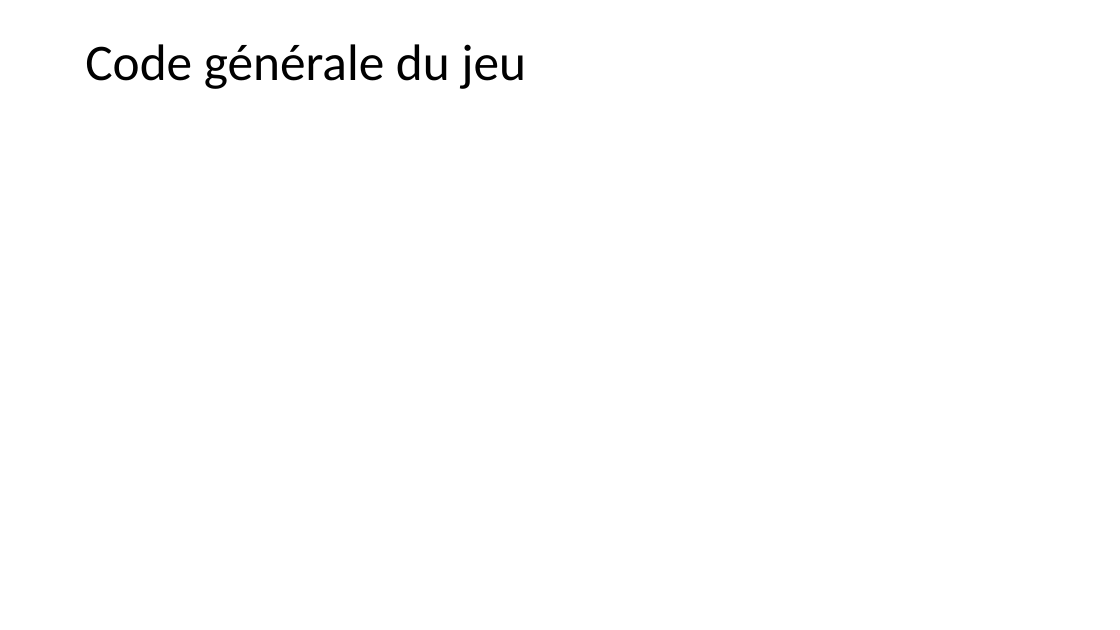
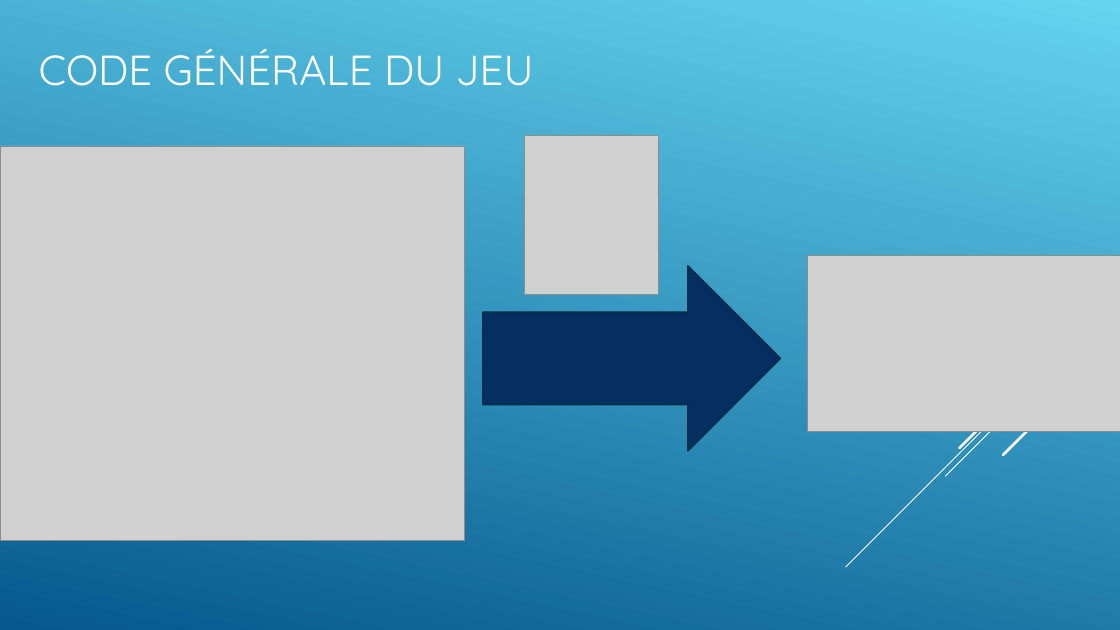
Before and after one commit to AlexandrEpita/Bizarre-Chess-Adventure, a slide deck: slide 7 of diapo soutenance.odp (slide 6 before the commit). Drawn at 1120x630 pixels with LibreOffice and Linux fonts; fonts in the diff are those of the drawing; grey boxes stand for pictures. Boxes give left, top, right and bottom in pixels: in the first picture for what was removed or moved away, otherwise in the second. Text is boxed around its words. In the diff, an @@ line names an element or a change of style, - is before the commit and + after.

```diff
--- a/diapo soutenance.odp
+++ b/diapo soutenance.odp
@@ background #FFFFFF to gradient #64D4EF to #06588E @@
@@ title at (39,49,534,86): text changed; size 44 to 36 pt; font Calibri to Quicksand; text colour #000000 to #FFFFFF @@
-Code générale du jeu
+CODE GÉNÉRALE DU JEU
@@ picture added at (0,146,465,541) @@
@@ picture added at (524,135,658,294) @@
@@ freeform shape added at (483,266,781,450), fill #052F61, outline #032E45 1.25 pt @@
@@ picture added at (807,255,1120,432) @@
@@ group added at (846,272,1120,567): 5 lines @@
```
Also in this commit, not shown: 9 other slides changed, 3 slides added.
